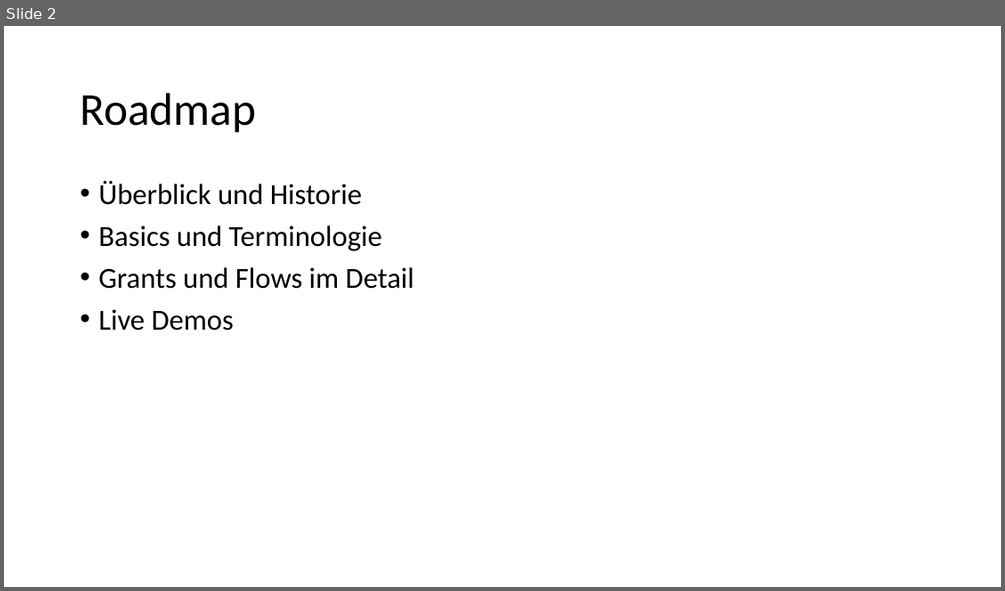
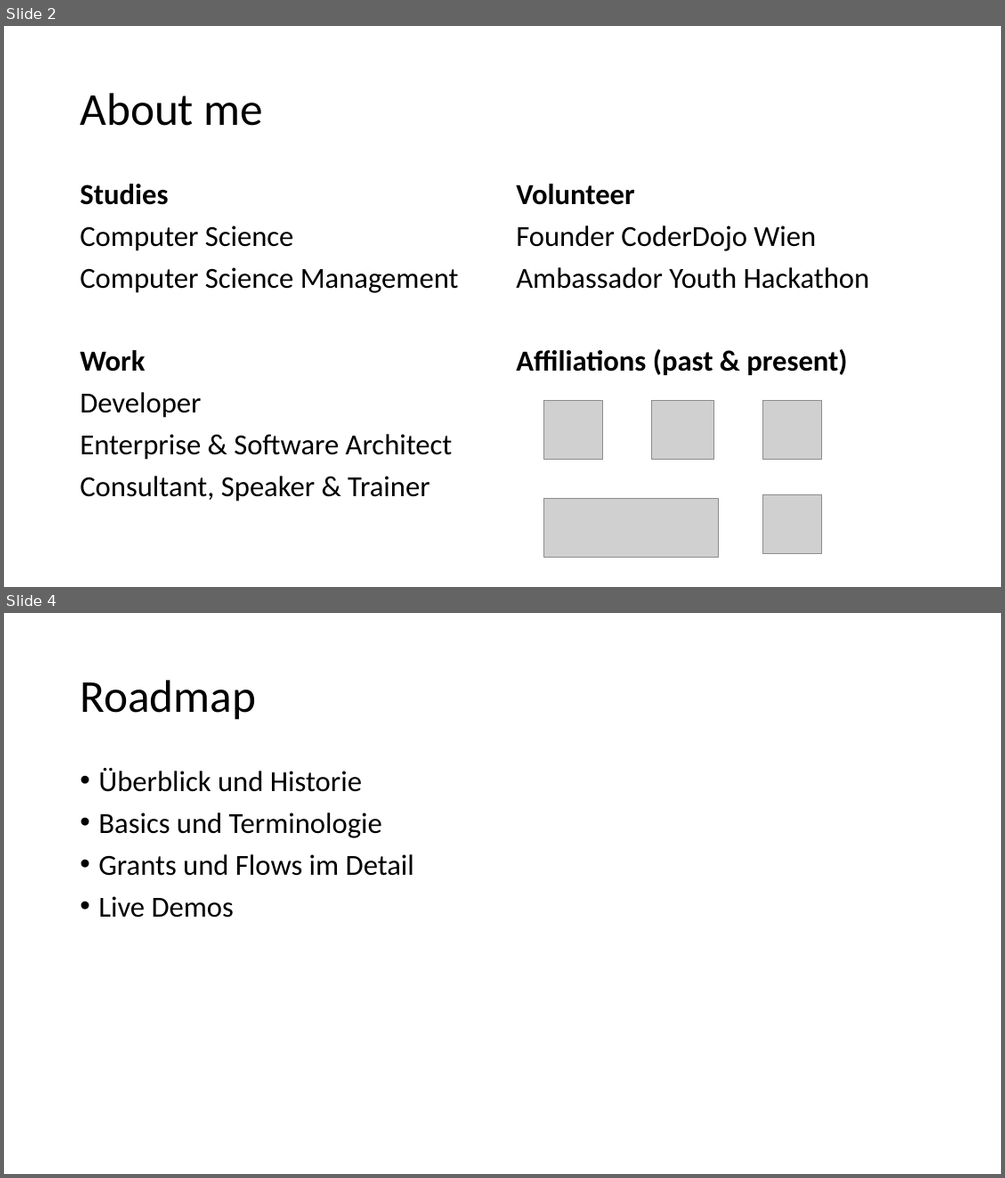
Before and after one commit to danielwagn3r/openid-workshop, a slide deck: OpenID Connect & OAuth.pptx. Shown one above the other, each under a label of ours: slide 2 before the commit, slides 2 and 4 after it; the slides between them are not shown. The pictures are 1005x591 and 1005x1178 pixels, drawn with LibreOffice and Linux fonts; fonts in the diff are those of the drawing; grey boxes stand for pictures. Boxes give left, top, right and bottom in pixels: in the first picture for what was removed or moved away, otherwise in the second. Text is boxed around its words. In the diff, an @@ line names an element or a change of style, - is before the commit and + after.

```diff
--- a/OpenID Connect & OAuth.pptx
+++ b/OpenID Connect & OAuth.pptx
@@ slide 2 added at (4, 26, 1001, 587), background #FFFFFF @@
@@ title added at (80, 93, 263, 126), 44 pt, text #000000 @@
+About me
@@ text added at (80, 184, 459, 501), 28 pt, text #000000 @@
+Studies
+Computer Science
+Computer Science Management
+Work
+Developer
+Enterprise & Software Architect
+Consultant, Speaker & Trainer
@@ text added at (516, 184, 870, 375), 28 pt, text #000000 @@
+Volunteer
+Founder CoderDojo Wien
+Ambassador Youth Hackathon
+Affiliations (past & present)
@@ picture added at (544, 401, 603, 459) @@
@@ picture added at (652, 401, 713, 459) @@
@@ picture added at (763, 401, 822, 459) @@
@@ picture added at (544, 498, 719, 557) @@
@@ picture added at (763, 494, 822, 553) @@
@@ what was slide 2 is now slide 4 @@
```
Also in this commit, not shown: 5 slides changed, 2 other slides added, 1 slide removed.
